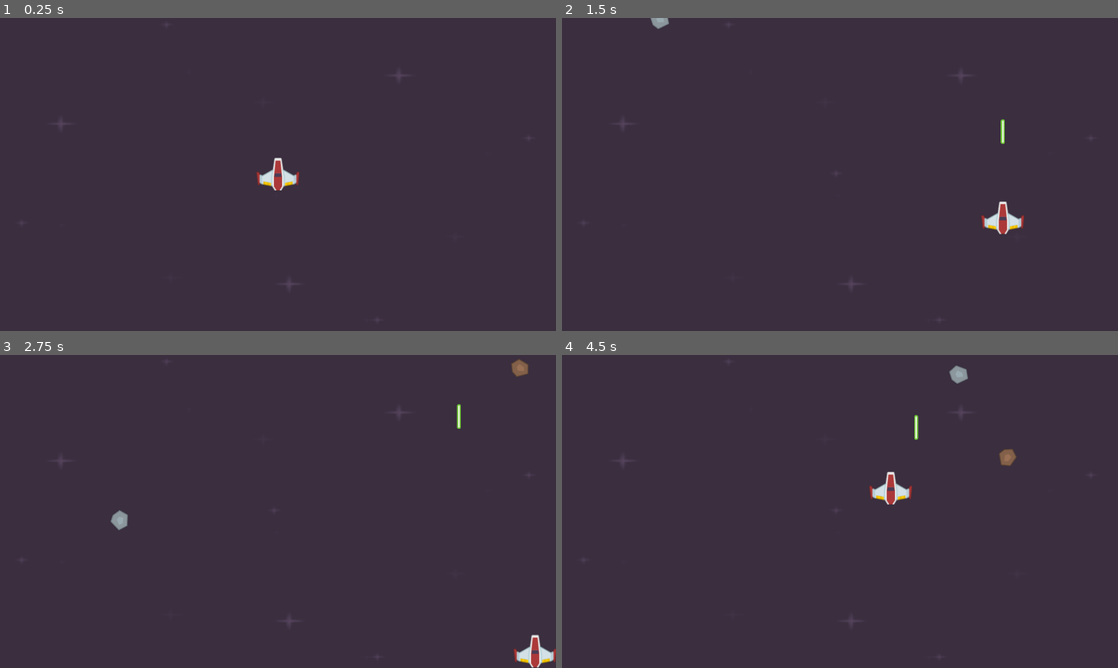
Above: before the commit, frames 1-4 (two rows, left to right).
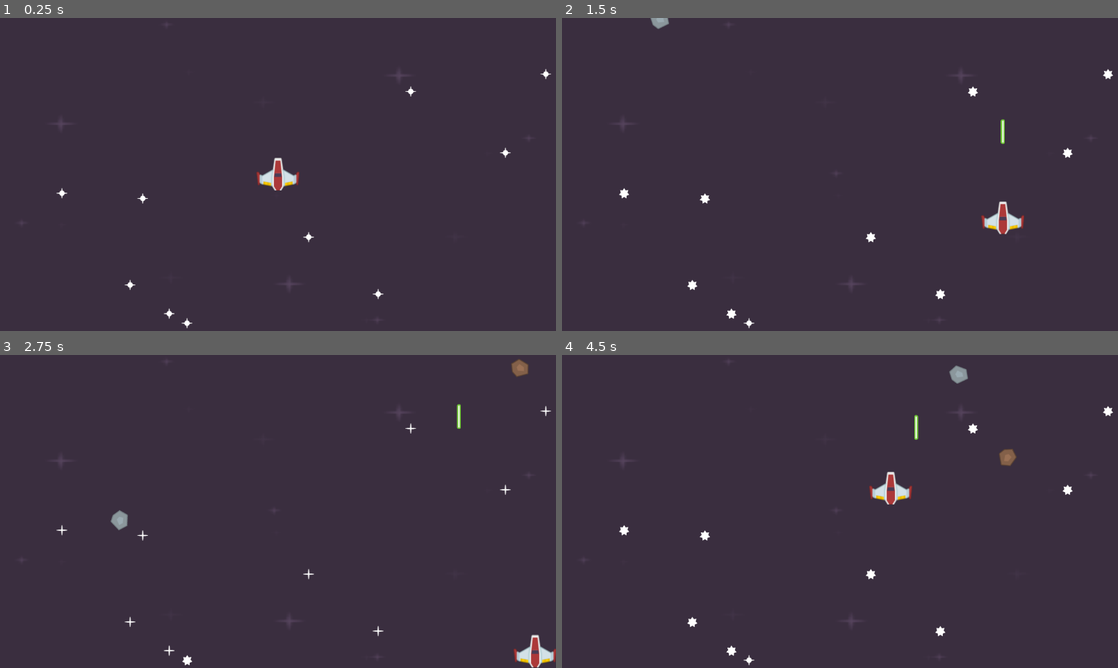
Above: after the commit, the same moments.

Repository: AbdulqadirQ/godot-tut
Game: Godot game, scene res://scenes/level.tscn
Two runs of this game, one before a commit and one after it. Both use one fixed random seed, a clock stepped at 60 frames per second and the inputs below.
Inputs (mouse positions are in pixels of both pictures, inside the frame that each line leads up to):
- Up to frame 1 (0.25 s): no input
- Up to frame 2 (1.5 s): move the mouse to (962, 158) at 0.52 s; hold D (right) 0.53-1.28 s; click (962, 158) at 0.6 s; move the mouse to (728, 190) at 1.27 s; hold S (down) from 1.28 s (still down); click (728, 190) at 1.35 s
- Up to frame 3 (2.75 s): move the mouse to (333, 442) at 2.02 s; release S (down) at 2.03 s; hold D (right) from 2.03 s (still down); click (333, 442) at 2.1 s
- Up to frame 4 (4.5 s): move the mouse to (812, 574) at 2.77 s; release D (right) at 2.78 s; hold W (up) 2.78-3.53 s; click (812, 574) at 2.85 s; move the mouse to (1006, 558) at 3.52 s; hold A (left) from 3.53 s (still down); click (1006, 558) at 3.6 s; move the mouse to (673, 464) at 4.27 s; click (673, 464) at 4.35 s

The runs differ from the first frame. In frame 1, 0.2% of the frame differs, in the area x 10-100%, y 16-100%; in frame 2, 0.4%; in frame 3, 0.2%; in frame 4, 0.4%.

Commit message:
Added star animations + 10 of them on level randomly

Diff:
--- a/scenes/level.gd
+++ b/scenes/level.gd
@@ -14,3 +14,15 @@
 	var laser = laser_scene.instantiate()
 	$Lasers.add_child(laser)
 	laser.position = pos
+
+func _ready():
+	var size := get_viewport().get_visible_rect().size
+	var rng := RandomNumberGenerator.new()
+	for star in $Stars.get_children():
+		var random_x = rng.randi_range(0, size.x)
+		var random_y = rng.randi_range(0, size.y)
+		star.position = Vector2(random_x, random_y)
+
+
+func _on_star_destroy_timer_timeout():
+	pass # Replace with function body.
--- a/scenes/level.tscn
+++ b/scenes/level.tscn
@@ -1,8 +1,28 @@
-[gd_scene load_steps=7 format=3 uid="uid://duysr0f8d1tji"]
+[gd_scene load_steps=11 format=3 uid="uid://duysr0f8d1tji"]
 
 [ext_resource type="PackedScene" uid="uid://d3j74je1srfwe" path="res://scenes/player.tscn" id="1_52bgi"]
 [ext_resource type="Texture2D" uid="uid://cxcplmu7gedle" path="res://graphics/Backgrounds/darkPurple.png" id="1_htsyt"]
 [ext_resource type="Script" path="res://scenes/level.gd" id="1_mvdge"]
+[ext_resource type="Texture2D" uid="uid://cr2cc0hlm1ddl" path="res://graphics/Effects/star1.png" id="3_st0j4"]
+[ext_resource type="Texture2D" uid="uid://cuqa5un5t2j3m" path="res://graphics/Effects/star2.png" id="4_n4q37"]
+[ext_resource type="Texture2D" uid="uid://clh2bm7ccy0n1" path="res://graphics/Effects/star3.png" id="5_wfetw"]
+
+[sub_resource type="SpriteFrames" id="SpriteFrames_x58no"]
+animations = [{
+"frames": [{
+"duration": 1.0,
+"texture": ExtResource("3_st0j4")
+}, {
+"duration": 1.0,
+"texture": ExtResource("4_n4q37")
+}, {
+"duration": 1.0,
+"texture": ExtResource("5_wfetw")
+}],
+"loop": true,
+"name": &"default",
+"speed": 3.0
+}]
 
 [sub_resource type="RectangleShape2D" id="RectangleShape2D_ey3fe"]
 size = Vector2(50, 720)
@@ -20,6 +40,58 @@
 position = Vector2(639, 357)
 scale = Vector2(5.05469, 2.925)
 texture = ExtResource("1_htsyt")
+
+[node name="Stars" type="Node2D" parent="."]
+
+[node name="AnimatedSprite2D" type="AnimatedSprite2D" parent="Stars"]
+sprite_frames = SubResource("SpriteFrames_x58no")
+autoplay = "default"
+frame_progress = 0.288834
+
+[node name="AnimatedSprite2D2" type="AnimatedSprite2D" parent="Stars"]
+sprite_frames = SubResource("SpriteFrames_x58no")
+autoplay = "default"
+frame_progress = 0.833866
+
+[node name="AnimatedSprite2D3" type="AnimatedSprite2D" parent="Stars"]
+sprite_frames = SubResource("SpriteFrames_x58no")
+autoplay = "default"
+frame_progress = 0.833866
+
+[node name="AnimatedSprite2D4" type="AnimatedSprite2D" parent="Stars"]
+sprite_frames = SubResource("SpriteFrames_x58no")
+autoplay = "default"
+frame_progress = 0.833866
+
+[node name="AnimatedSprite2D5" type="AnimatedSprite2D" parent="Stars"]
+sprite_frames = SubResource("SpriteFrames_x58no")
+autoplay = "default"
+frame_progress = 0.833866
+
+[node name="AnimatedSprite2D6" type="AnimatedSprite2D" parent="Stars"]
+sprite_frames = SubResource("SpriteFrames_x58no")
+autoplay = "default"
+frame_progress = 0.833866
+
+[node name="AnimatedSprite2D7" type="AnimatedSprite2D" parent="Stars"]
+sprite_frames = SubResource("SpriteFrames_x58no")
+autoplay = "default"
+frame_progress = 0.833866
+
+[node name="AnimatedSprite2D8" type="AnimatedSprite2D" parent="Stars"]
+sprite_frames = SubResource("SpriteFrames_x58no")
+autoplay = "default"
+frame_progress = 0.833866
+
+[node name="AnimatedSprite2D9" type="AnimatedSprite2D" parent="Stars"]
+sprite_frames = SubResource("SpriteFrames_x58no")
+autoplay = "default"
+frame_progress = 0.833866
+
+[node name="AnimatedSprite2D10" type="AnimatedSprite2D" parent="Stars"]
+sprite_frames = SubResource("SpriteFrames_x58no")
+autoplay = "default"
+frame_progress = 0.833866
 
 [node name="Player" parent="." instance=ExtResource("1_52bgi")]
 position = Vector2(606, 371)
